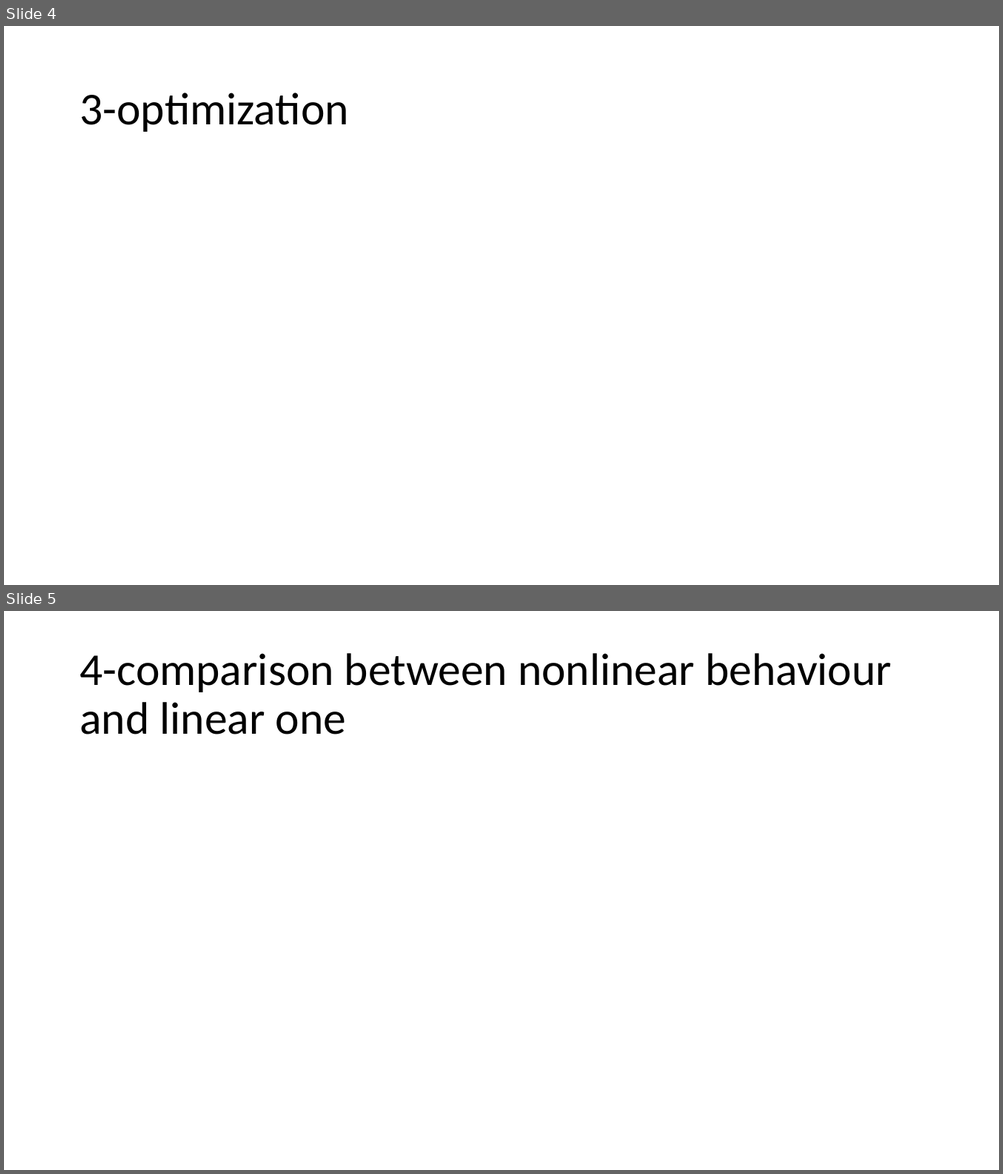
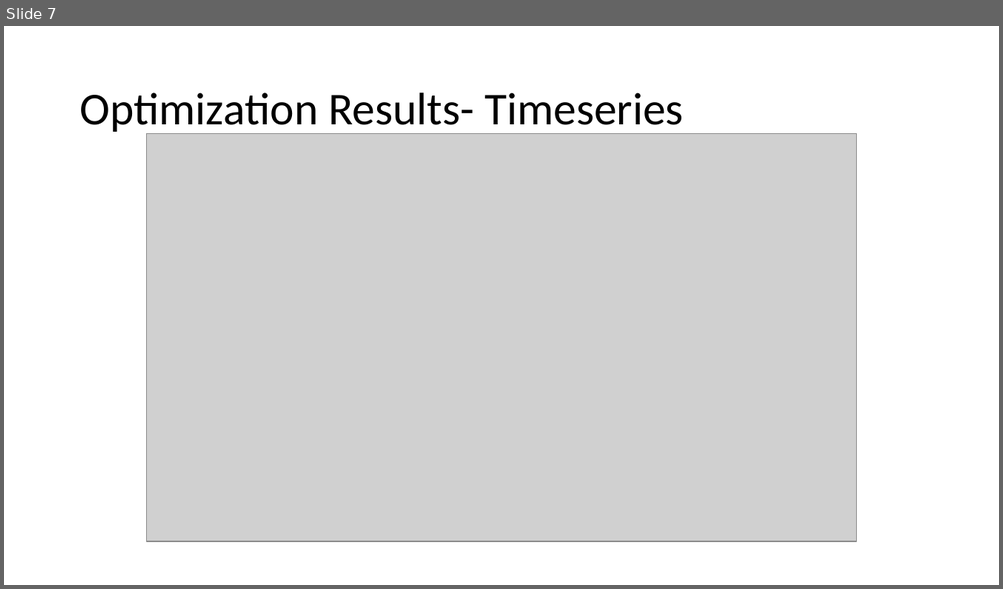
Before and after one commit to AleFire99/The-Loopers, a slide deck: Presentation_midterm.pptx. Shown one above the other, each under a label of ours: slides 4 and 5 before the commit, slide 7 after it. The pictures are 1003x1174 and 1003x589 pixels, drawn with LibreOffice and Linux fonts; fonts in the diff are those of the drawing; grey boxes stand for pictures. Boxes give left, top, right and bottom in pixels: in the first picture for what was removed or moved away, otherwise in the second. Text is boxed around its words. In the diff, an @@ line names an element or a change of style, - is before the commit and + after.

```diff
--- a/Presentation_midterm.pptx
+++ b/Presentation_midterm.pptx
@@ slide 5 removed at box(4, 611, 999, 1170), background #FFFFFF @@
@@ title removed at box(79, 653, 891, 735) @@
-4-comparison between nonlinear behaviour and linear one
@@ what was slide 4 is now slide 7 @@
@@ slide 7 changed as well @@
@@ title at box(79, 93, 683, 136): text changed @@
-3-optimization
+Optimization Results- Timeseries
@@ picture added at box(147, 133, 856, 542) @@
```
Also in this commit, not shown: 1 other slide changed, 9 slides added, 3 other slides removed, 26 other files.
